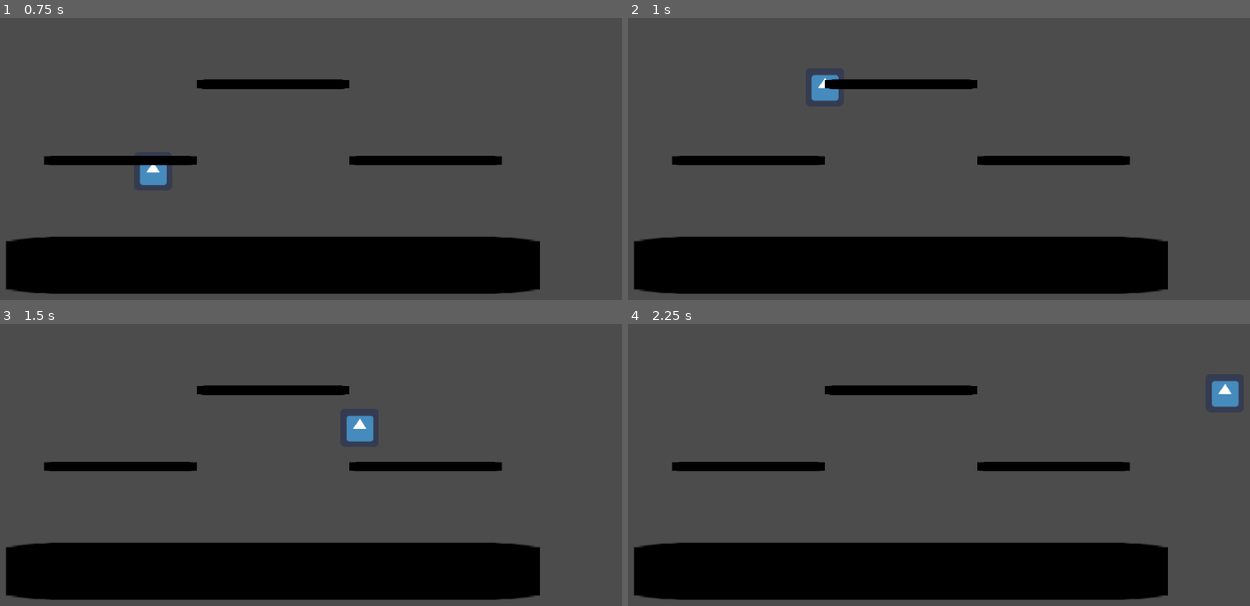
Above: before the commit, frames 1-4 (two rows, left to right).
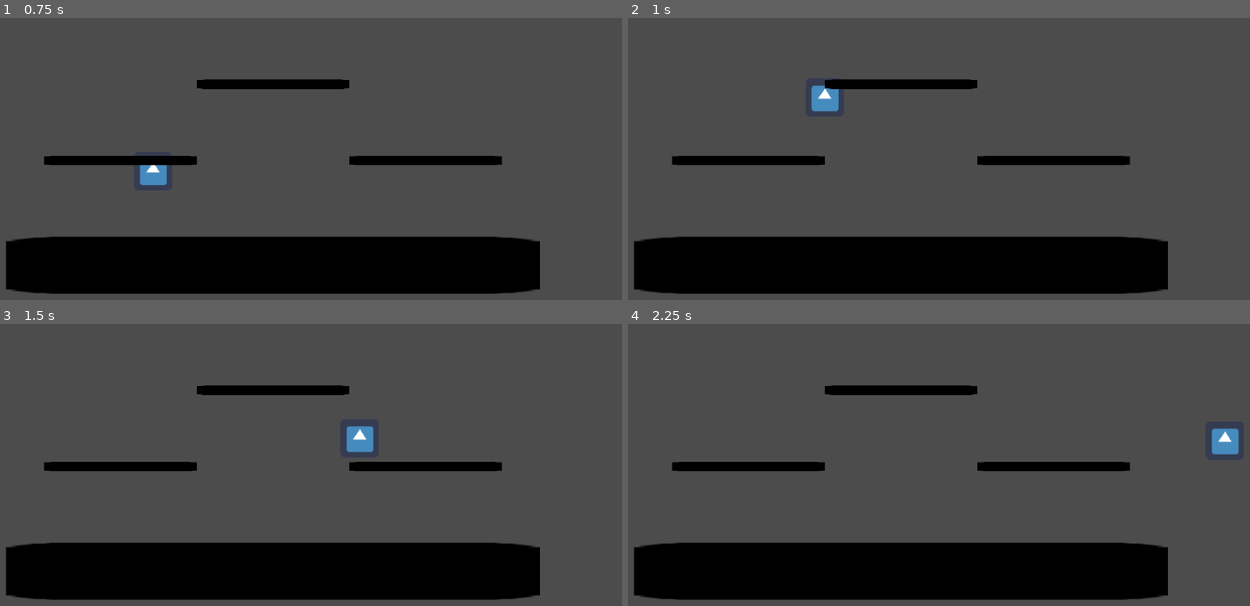
Above: after the commit, the same moments.

Repository: L4igi/PlatformFighterGodot
Game: Godot game, scene res://Stages/Stage1.tscn
Two runs of this game, one before a commit and one after it. Both use one fixed random seed, a clock stepped at 60 frames per second and the inputs below. The engine's default icon, where the game draws it, is replaced by a stand-in: a white triangle on a blue panel in a dark square.
Inputs:
- Up to frame 1 (0.75 s): tap Enter at 0.5 s; hold D (right) from 0.53 s (still down); tap Space (jump) at 0.6 s
- Up to frame 2 (1 s): keep holding D (right); tap Space (jump) at 0.77 s
- Up to frame 3 (1.5 s): keep holding D (right); tap Space (jump) at 1.07, 1.35 s
- Up to frame 4 (2.25 s): tap Space (jump) at 1.52, 1.82, 2.1 s; release D (right) at 2.03 s; hold A (left) from 2.03 s (still down)

Frame 1 is identical in both runs. In frame 2, 0.4% of the frame differs, in the area x 29-34%, y 20-34%; in frame 3, 0.4%; in frame 4, 0.8%, in the area x 93-99%, y 20-47%.

Commit message:
Implemented Shorthop
Depending on the duration the jump button is hold, player either performs normal jump or short hop

Diff:
--- a/Characters/Character.gd
+++ b/Characters/Character.gd
@@ -11,12 +11,14 @@
 var dropDownCount = 0
 var snapEdgePosition = Vector2()
 var disableInput = false
+var shortHop = true
 
 var directionChange = false
 
 var velocity = Vector2()
 
 onready var gravity = 2000
+onready var baseGravity = gravity
 
 func _physics_process(delta):
 	if !disableInput:
@@ -48,23 +50,29 @@
 	# Move based on the velocity and snap to the ground.
 	velocity = move_and_slide_with_snap(velocity, Vector2.DOWN, Vector2.UP)
 
-	# Check for jumping. is_on_floor() must be called after movement code.
+	#reset gravity if player is jumping
+	if Input.is_action_just_pressed("jump") && gravity != baseGravity:
+		gravity = baseGravity
+	# Check for jumping. is_on_floor() must be called after movement code
 	if is_on_floor() and Input.is_action_just_pressed("jump"):
 		velocity.y = -JUMP_SPEED
 		jumpCount += 1
-		#disables collisons with platforms if player is jumping upwards
-		collidePlatforms = false
-		set_collision_mask_bit(1,false)
+		create_jump_timer(0.15)
 	elif !is_on_floor() and Input.is_action_just_pressed("jump") and jumpCount == 1:
 		velocity.y = -JUMP_SPEED
 		jumpCount += 1
-		collidePlatforms = false
-		set_collision_mask_bit(1,false)
 	#rests jump count when player lands back on the ground
 	elif is_on_floor() and jumpCount > 0:
 		jumpCount = 0
 	elif !is_on_floor() and jumpCount == 0:
 		jumpCount = 1
+	#reset gravity
+	elif is_on_floor() && gravity != baseGravity:
+		gravity = baseGravity
+	#shorthop depending on button press length
+	if Input.is_action_just_released("jump") && jumpCount == 1:
+		print("ShortHop")
+		shortHop = true
 
 	#enable collisons with platforms if player is falling down
 	if !collidePlatforms && !is_on_floor() && velocity.y >= 0:
@@ -81,7 +89,13 @@
 				create_drop_platform_timer(0.3, false)
 			else:
 				create_drop_platform_timer(0.5, true)
+	#Fastfall
+	if Input.is_action_just_pressed("down") && !is_on_floor() && velocity.y > 0:
+		gravity = 4000
 
+func _on_short_hop_timeout():
+	if shortHop:
+		velocity.y=0
 
 func _on_drop_platform_timeout():
 	collidePlatforms = false
@@ -89,6 +103,15 @@
 func _on_drop_input_timeout():
 	dropDownCount = 0
 
+#creates timer to determine if short or fullhop
+func create_jump_timer(waittime):
+	shortHop = false
+	var timer = Timer.new()
+	timer.set_one_shot(true)
+	timer.set_wait_time(waittime)
+	timer.autostart = true
+	timer.connect("timeout", self, "_on_short_hop_timeout")
+	add_child(timer)
 #creates timer after dropping through platform to enable/diable collision
 func create_drop_platform_timer(waittime,inputTimeout):
 	var timer = Timer.new()
